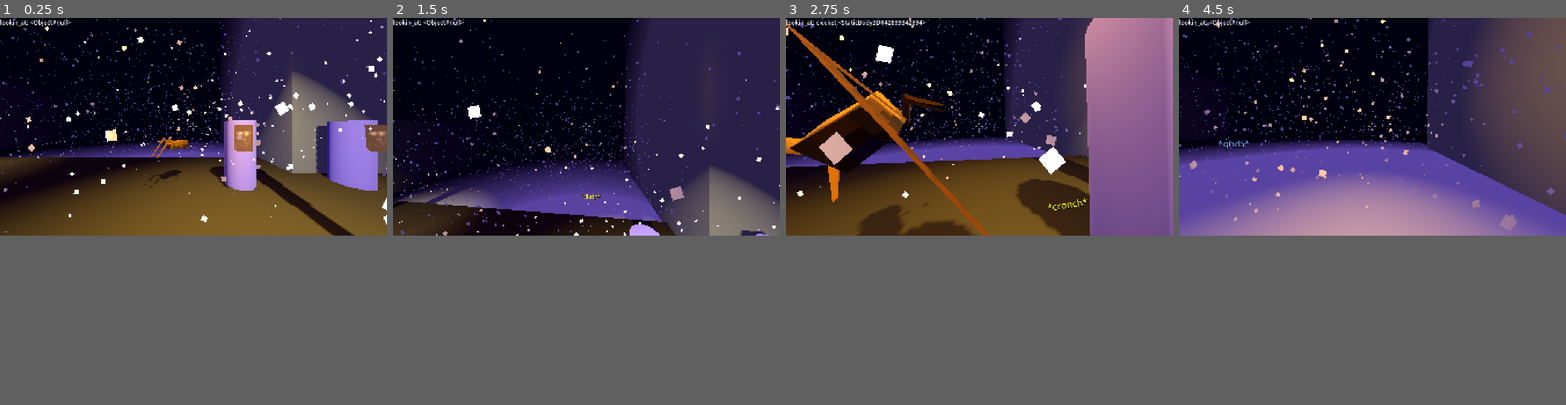
Above: before the commit, frames 1-4 (left to right).
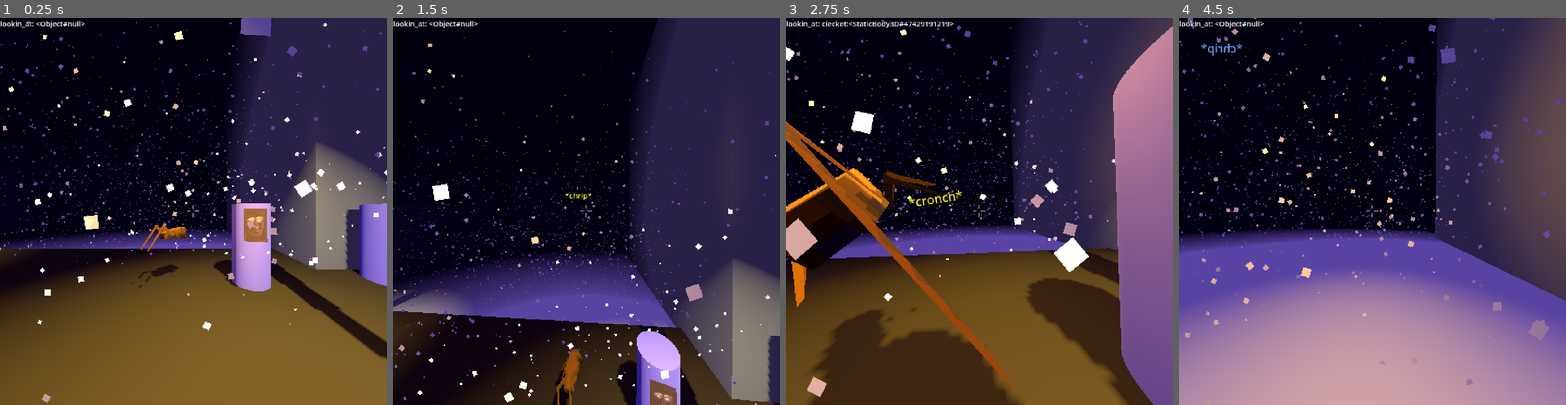
Above: after the commit, the same moments.

Repository: ToneyAlexander/snow
Game: Godot game, scene res://root.tscn
The game is run twice, just before and just after one commit, with the same random seed, the same clock (stepped at 60 frames per second) and the same inputs.
Inputs (mouse positions are in pixels of both pictures, inside the frame that each line leads up to):
- Up to frame 1 (0.25 s): no input
- Up to frame 2 (1.5 s): tap Enter (ui_accept) at 0.5, 0.77 s; move the mouse to (605, 126) at 0.52 s; hold Up (ui_up) from 0.53 s (still down); click (605, 126) at 0.6 s; move the mouse to (567, 126) at 1.27 s; click (567, 126) at 1.35 s
- Up to frame 3 (2.75 s): keep holding Up (ui_up); tap Enter (ui_accept) at 1.52 s; move the mouse to (987, 122) at 2.02 s; click (987, 122) at 2.1 s
- Up to frame 4 (4.5 s): keep holding Up (ui_up); move the mouse to (1368, 130) at 2.77 s; click (1368, 130) at 2.85 s; tap Enter (ui_accept) at 3.02, 3.77 s; move the mouse to (1399, 130) at 3.52 s; click (1399, 130) at 3.6 s; move the mouse to (1341, 122) at 4.27 s; click (1341, 122) at 4.35 s
In our replay, the window is 800x450 before the commit and 800x800 after it. These sizes can differ from the game's own. Grey fills any space a smaller window leaves; there, only what the larger window draws over its background counts as a difference.

The runs differ from the first frame. In frame 1, 68% of the frame differs, in the area x 0-100%, y 0-100%; in frame 2, 46%; in frame 3, 62%; in frame 4, 59%.

Commit message:
feat(029): dialog UI scaling, and minor tweaks

Diff:
--- a/globals/util.gd
+++ b/globals/util.gd
@@ -31,3 +31,13 @@
 	SignalBus._debug_display.emit(tag, value)
 
 #Util.dg("g_pos", self.position.round())
+
+func get_composite_text_scale() -> float:
+	var screen_scale = DisplayServer.screen_get_scale()
+	var viewport_size = get_viewport().size
+
+	var reference_size = Vector2(1440, 1440)
+	var viewport_scale = max(reference_size.x / viewport_size.x, reference_size.y / viewport_size.y)
+
+	var composite_scale = screen_scale * viewport_scale
+	return clamp(composite_scale, 0.75, 3.0)
--- a/globals/world_environment.gd
+++ b/globals/world_environment.gd
@@ -10,5 +10,13 @@
 # pick important components to adjust and test
 # Change source to background... kind of interesting
 
+@export var enabled := true
+
+var environment_scene = preload("res://worldenv.tres")
+
 func _ready() -> void:
-	self.environment.fog_enabled = true
+	if enabled:
+		self.environment = environment_scene
+		self.environment.fog_enabled = true
+	else:
+		self.environment = null
--- a/project.godot
+++ b/project.godot
@@ -23,8 +23,8 @@
 
 [display]
 
-window/size/viewport_width=1920
-window/size/viewport_height=1080
+window/size/viewport_width=1440
+window/size/viewport_height=1440
 window/stretch/mode="canvas_items"
 window/stretch/aspect="expand"
 
--- a/root.tscn
+++ b/root.tscn
@@ -14,6 +14,7 @@
 [ext_resource type="Script" uid="uid://dhpndeltfslju" path="res://ui/Info.gd" id="6_l8v81"]
 [ext_resource type="PackedScene" uid="uid://cikefkbbdri4e" path="res://models/cricket.gltf" id="6_qwhpj"]
 [ext_resource type="Script" uid="uid://cw0sb2pmx5o68" path="res://globals/world_environment.gd" id="10_gd4vy"]
+[ext_resource type="Environment" uid="uid://54kuao6y7vvq" path="res://worldenv.tres" id="11_blcw0"]
 [ext_resource type="Script" uid="uid://3oj03x4msbni" path="res://ui/crosshair.gd" id="12_qw60f"]
 [ext_resource type="Script" uid="uid://om4w0r3iblva" path="res://cricket.gd" id="15_qt76e"]
 [ext_resource type="Script" uid="uid://cidetwf8fjxhh" path="res://ui/sound_ui.gd" id="15_sq7yr"]
@@ -108,19 +109,6 @@
 scale_min = 0.2
 scale_curve = SubResource("CurveTexture_urp22")
 
-[sub_resource type="Environment" id="Environment_4dy88"]
-background_mode = 1
-background_color = Color(0.180392, 0.180392, 0.180392, 1)
-ambient_light_source = 3
-ambient_light_color = Color(0.612862, 0.510485, 0.999995, 1)
-ambient_light_energy = 0.25
-fog_mode = 1
-fog_light_color = Color(0.121569, 0, 0.34902, 1)
-fog_light_energy = 0.05
-fog_density = 1.0
-fog_depth_curve = 0.25
-fog_depth_end = 20.0
-
 [sub_resource type="LabelSettings" id="LabelSettings_l8v81"]
 font_size = 30
 
@@ -255,7 +243,7 @@
 
 [node name="Camera" type="Camera3D" parent="you"]
 transform = Transform3D(1, 0, 0, 0, 1, 0, 0, 0, 1, 0, 0.441, 0)
-fov = 90.0
+fov = 110.0
 
 [node name="OmniLight3D" type="OmniLight3D" parent="you/Camera"]
 transform = Transform3D(1, 0, 0, 0, 1, 0, 0, 0, 1, -0.119328, 1.09212, -0.743396)
@@ -293,7 +281,7 @@
 script = ExtResource("4_3jtbb")
 
 [node name="WorldEnvironment" type="WorldEnvironment" parent="."]
-environment = SubResource("Environment_4dy88")
+environment = ExtResource("11_blcw0")
 script = ExtResource("10_gd4vy")
 
 [node name="lamp" parent="." node_paths=PackedStringArray("velocity_source") instance=ExtResource("2_gd4vy")]
@@ -380,14 +368,15 @@
 
 [node name="Debug" type="Control" parent="."]
 layout_mode = 3
-anchors_preset = 0
-offset_right = 40.0
-offset_bottom = 40.0
+anchors_preset = 10
+anchor_right = 1.0
+grow_horizontal = 2
 
 [node name="Info" type="Label" parent="Debug"]
-layout_mode = 0
-offset_right = 183.0
-offset_bottom = 42.0
+layout_mode = 1
+anchors_preset = -1
+anchor_right = 1.0
+grow_horizontal = 2
 label_settings = SubResource("LabelSettings_l8v81")
 script = ExtResource("6_l8v81")
 
--- a/ui/Info.gd
+++ b/ui/Info.gd
@@ -7,11 +7,19 @@
 var unregistered_order = []
 var unregistered_data = {}
 
+var base_size = 15
 
 func _ready() -> void:
 	for item in registered_order:
 		registered_set[item] = null
 	SignalBus.connect("_debug_display", recieve_event)
+	get_viewport().size_changed.connect(screen_size_changed)
+	screen_size_changed()
+
+
+func screen_size_changed():
+	self.label_settings.font_size = int(base_size * Util.get_composite_text_scale())
+	refresh()
 
 
 func recieve_event(tag: String, input_value):
--- a/ui/dialog.gd
+++ b/ui/dialog.gd
@@ -4,7 +4,7 @@
 @onready var logContainer: VBoxContainer = $logScroll/logContainer
 @onready var scrollContainer: ScrollContainer = $logScroll
 
-@onready var buttonBox: HFlowContainer = $options
+@onready var buttonBox: Container = $options
 
 var conversation = []
 
@@ -14,6 +14,8 @@
 var thoughts_control = preload("res://ui/thoughts_control.tscn")
 var thoughts_scene
 
+var single_speech_box = preload("res://ui/dialog_box.tscn")
+var dialog_option_button = preload("res://ui/dialog_option.tscn")
 
 func clear_children(node):
 	for n in node.get_children():
@@ -26,6 +28,11 @@
 
 	SignalBus.connect("_conversation", recieve_conversing_event)
 	exit.pressed.connect(_exit_pressed)
+	get_viewport().size_changed.connect(screen_size_changed)
+	screen_size_changed()
+
+func screen_size_changed():
+	self.exit.add_theme_font_size_override("normal_font_size", int(18 * Util.get_composite_text_scale()))
 
 func execute_tree():
 	if dialog_tree == null || dialog_tree.choices.size() == 0 || dialog_tree.speaker == "TERMINUS":
@@ -33,10 +40,16 @@
 
 	if dialog_tree.speaker == current_partner:
 		for i in range(dialog_tree.short_choices.size()):
-			var btn = Button.new()
+			var btn = dialog_option_button.instantiate()
+			btn.add_theme_font_size_override("font_size", int(14 * Util.get_composite_text_scale()))
 			btn.pressed.connect(func(): _dialog_selected(i))
 			btn.text = dialog_tree.short_choices[i]
 			buttonBox.add_child(btn)
+
+		var filler = Control.new()
+		filler.size_flags_vertical = Control.SIZE_EXPAND_FILL
+		filler.size_flags_stretch_ratio = max(0, 4-dialog_tree.short_choices.size())
+		buttonBox.add_child(filler)
 
 		for d in dialog_tree.directions:
 			SignalBus._think.emit(d)
@@ -101,7 +114,7 @@
 func bottom_scroll_def():
 	# double defferral
 	# https://forum.godotengine.org/t/how-to-get-scrollbar-to-automatically-scroll-to-bottom/74013/7
-	scrollContainer.scroll_vertical = scrollContainer.get_v_scroll_bar().max_value
+	scrollContainer.scroll_vertical = int(scrollContainer.get_v_scroll_bar().max_value)
 
 
 func add_speech(speaker: String, text: String):
@@ -112,33 +125,8 @@
 		add_line(text, BoxContainer.ALIGNMENT_BEGIN)
 
 func add_line(text: String, alignment: HBoxContainer.AlignmentMode):
-	var ta = "left" if alignment == 0 else "right"
-	var l = 0
-	var r = 0
-	if alignment == 0:
-		r = 200
-	else:
-		l = 200
-
-	var element = RichTextLabel.new()
-	element.bbcode_enabled = true
-	var box = HBoxContainer.new()
-	var margin = MarginContainer.new()
-	var margin_value = 20
-
-	margin.add_theme_constant_override("margin_left", margin_value + l)
-	margin.add_theme_constant_override("margin_bottom", margin_value)
-	margin.add_theme_constant_override("margin_right", margin_value + r)
-
-	box.alignment = alignment
-	element.add_theme_constant_override("outline_size", 18)
-	element.autowrap_mode = TextServer.AUTOWRAP_WORD_SMART
-	element.fit_content = true
-	margin.custom_minimum_size = Vector2(scrollContainer.size.x - 10, 0)
-	box.custom_minimum_size = Vector2(scrollContainer.size.x - 10, 0)
-
-	element.append_text("[" + ta + "]" + text + "[/" + ta + "]")
-	margin.add_child(element)
-	box.add_child(margin)
-	logContainer.add_child(box)
+	var item: DialogBox = single_speech_box.instantiate()
+	item.alignment = alignment
+	item.text = text
+	logContainer.add_child(item)
 	call_deferred("bottom_scroll")
--- /dev/null
+++ b/ui/dialog_box.gd
@@ -0,0 +1,62 @@
+@tool
+class_name DialogBox extends Control
+
+const dialog_box: PackedScene = preload("res://ui/dialog_box.tscn")
+
+var margin: MarginContainer
+var speech: RichTextLabel
+
+var base_size = 15
+
+@export var alignment: HBoxContainer.AlignmentMode :
+	set(value):
+		alignment = value
+		_update_fields()
+
+var align_bbcode = {
+	0: "left",
+	1: "center",
+	2: "right",
+}
+
+@export var text: String = "Default Text" :
+	set(value):
+		text = value
+		_update_fields()
+
+func _ready():
+	_update_fields()
+	get_viewport().size_changed.connect(screen_size_changed)
+	screen_size_changed()
+
+
+func screen_size_changed():
+	if speech and not Engine.is_editor_hint():
+		self.speech.add_theme_font_size_override("normal_font_size", int(15 * Util.get_composite_text_scale()))
+
+
+func _update_fields():
+	if not is_inside_tree():
+		return
+
+	margin = get_node_or_null("margin")
+	speech = get_node_or_null("margin/speech")
+	if speech:
+		var ta = align_bbcode.get(alignment)
+		speech.clear()
+		speech.append_text("[" + ta + "]" + text + "[/" + ta + "]")
+
+		var l = 200
+		var r = 200
+		if alignment == 0:
+			l = 0
+		elif alignment == 2:
+			r = 0
+
+		margin.add_theme_constant_override("margin_left", l + 20)
+		margin.add_theme_constant_override("margin_right", r + 20)
+
+		var sx = get_parent().size.x
+
+		self.custom_minimum_size = Vector2(sx - 10, 0)
+		margin.custom_minimum_size = Vector2(sx - 10, 0)
--- /dev/null
+++ b/ui/dialog_box.tscn
@@ -0,0 +1,25 @@
+[gd_scene load_steps=2 format=3 uid="uid://dh4xld0x8ansm"]
+
+[ext_resource type="Script" uid="uid://da3316mg4mji5" path="res://ui/dialog_box.gd" id="1_m0eb4"]
+
+[node name="DialogBox" type="HBoxContainer"]
+anchors_preset = -1
+anchor_right = 1.0
+grow_horizontal = 2
+script = ExtResource("1_m0eb4")
+
+[node name="margin" type="MarginContainer" parent="."]
+custom_minimum_size = Vector2(1481, 0)
+layout_mode = 2
+size_flags_horizontal = 3
+theme_override_constants/margin_left = 20
+theme_override_constants/margin_top = 20
+theme_override_constants/margin_right = 220
+theme_override_constants/margin_bottom = 20
+
+[node name="speech" type="RichTextLabel" parent="margin"]
+clip_contents = false
+layout_mode = 2
+theme_override_constants/outline_size = 18
+bbcode_enabled = true
+fit_content = true
--- a/ui/dialog_control.tscn
+++ b/ui/dialog_control.tscn
@@ -9,28 +9,21 @@
 [node name="dialog" type="Control"]
 custom_minimum_size = Vector2(800, 400)
 layout_mode = 3
-anchors_preset = 7
-anchor_left = 0.5
-anchor_top = 1.0
-anchor_right = 0.5
+anchor_top = 0.5
+anchor_right = 1.0
 anchor_bottom = 1.0
-offset_left = -600.0
-offset_top = -500.0
-offset_right = 600.0
 grow_horizontal = 2
-grow_vertical = 0
+grow_vertical = 2
 theme = ExtResource("1_xvgi0")
 script = ExtResource("2_xsbcq")
 
 [node name="exit" type="Button" parent="."]
 layout_mode = 1
-anchors_preset = 3
-anchor_left = 1.0
-anchor_top = 1.0
+anchors_preset = -1
+anchor_left = 0.91
+anchor_top = 0.85
 anchor_right = 1.0
 anchor_bottom = 1.0
-offset_left = -100.0
-offset_top = -58.0
 grow_horizontal = 0
 grow_vertical = 0
 theme_override_font_sizes/font_size = 36
@@ -39,8 +32,9 @@
 [node name="logScroll" type="ScrollContainer" parent="."]
 custom_minimum_size = Vector2(0, 350)
 layout_mode = 1
-anchors_preset = 10
+anchors_preset = -1
 anchor_right = 1.0
+anchor_bottom = 0.7
 grow_horizontal = 2
 theme_override_styles/panel = SubResource("StyleBoxFlat_qt76e")
 follow_focus = true
@@ -49,17 +43,15 @@
 
 [node name="logContainer" type="VBoxContainer" parent="logScroll"]
 layout_mode = 2
+size_flags_horizontal = 3
 
-[node name="options" type="HFlowContainer" parent="."]
+[node name="options" type="VBoxContainer" parent="."]
 custom_minimum_size = Vector2(1000, 0)
 layout_mode = 1
-anchors_preset = 7
-anchor_left = 0.5
-anchor_top = 1.0
-anchor_right = 0.5
+anchors_preset = -1
+anchor_left = 0.1
+anchor_top = 0.7
+anchor_right = 0.9
 anchor_bottom = 1.0
-offset_left = -20.0
-offset_top = -40.0
-offset_right = 20.0
 grow_horizontal = 2
 grow_vertical = 0
--- /dev/null
+++ b/ui/dialog_option.tscn
@@ -0,0 +1,12 @@
+[gd_scene format=3 uid="uid://bev4vvr38h868"]
+
+[node name="DialogOption" type="Button"]
+anchors_preset = 15
+anchor_right = 1.0
+anchor_bottom = 1.0
+grow_horizontal = 2
+grow_vertical = 2
+size_flags_vertical = 3
+text = "Unset dialog option"
+alignment = 0
+text_overrun_behavior = 3
--- a/ui/sound_label.gd
+++ b/ui/sound_label.gd
@@ -6,9 +6,6 @@
 # FEAT 013: Scrrensize again - scale properly, do it dynamically
 
 const sound_label: PackedScene = preload("res://ui/sound_label.tscn")
-
-var SCREEN_X = 1920.0
-var SCREEN_Y = 1080.0
 
 var active = false
 var track: Vector3
@@ -47,6 +44,8 @@
 	# Scale factor = intensity/(distance_constant + distance_squared)
 	var sf = I / (n + d_square)
 
+	var SCREEN_X = get_viewport().size.x
+	var SCREEN_Y = get_viewport().size.y
 	# BUG 009: bug where walking such that something moves from front to back makes it pop into bottom right corner?
 	if behind:
 		# flip it around
--- a/ui/sound_ui.gd
+++ b/ui/sound_ui.gd
@@ -3,11 +3,10 @@
 @onready var l_sound := $left
 @onready var r_sound := $right
 
-# FEAT 013: unhardcode positions/screenszie
 # FEAT 017: discrete vs continuous sounds
 
-var SCREEN_X = 1920.0
-var SCREEN_Y = 1080.0
+var SCREEN_X
+var SCREEN_Y
 
 var Y_OFFSET_L
 var Y_OFFSET_R
@@ -18,11 +17,17 @@
 var L_ONOMATOPOEIA := ["*cronch*", "*crunch*", "*scrunch*", "*crinch*"] # ["*crinch*", "*crunch*", "*scrinch*"]
 var R_ONOMATOPOEIA := ["*cronch*", "*crunch*", "*scrunch*", "*crinch*"]
 
-func _ready() -> void:
+func screen_size_changed():
+	SCREEN_X = get_viewport().size.x
+	SCREEN_Y = get_viewport().size.y
 	Y_OFFSET_L = SCREEN_Y * .9 - l_sound.size.y / 2
 	Y_OFFSET_R = SCREEN_Y * .9 - r_sound.size.y / 2
 	X_OFFSET_L = SCREEN_X * .25 - l_sound.size.x / 2 # center label on point
 	X_OFFSET_R = SCREEN_X * .75 - r_sound.size.x / 1.2 # center label on point
+
+func _ready() -> void:
+	get_viewport().size_changed.connect(screen_size_changed)
+	screen_size_changed()
 
 var t = 0
 var c = 0
--- /dev/null
+++ b/worldenv.tres
@@ -0,0 +1,14 @@
+[gd_resource type="Environment" format=3 uid="uid://54kuao6y7vvq"]
+
+[resource]
+background_mode = 1
+background_color = Color(0.180392, 0.180392, 0.180392, 1)
+ambient_light_source = 3
+ambient_light_color = Color(0.612862, 0.510485, 0.999995, 1)
+ambient_light_energy = 0.25
+fog_mode = 1
+fog_light_color = Color(0.121569, 0, 0.34902, 1)
+fog_light_energy = 0.05
+fog_density = 1.0
+fog_depth_curve = 0.25
+fog_depth_end = 20.0
--- a/you.gd
+++ b/you.gd
@@ -63,11 +63,13 @@
 var touch_accumulator: float = 0
 
 
-var eyepos: Vector3 = Vector3(0, 0.441, 0)
-
+var eyepos: Vector3 = Vector3(0, 0.441, 0) - Vector3(0, .5, 0)
+
+var block_conversation := false
 var conversing: bool = false
 var conversing_camera_transform
 
+var stored_fov = null
 var looking_at = null
 
 
@@ -76,6 +78,7 @@
 
 func _ready() -> void:
 	capture_mouse()
+	stored_fov = camera.fov
 	SignalBus.connect("_conversation", _conversation)
 
 
@@ -86,6 +89,8 @@
 func _conversation(is_conversing: bool, partner: String):
 	self.conversing = is_conversing
 	if !self.conversing:
+		camera.fov = stored_fov
+		self.block_conversation = true
 		capture_mouse()
 		# POLISH 020: lerpy
 		camera.transform = camera_placeholder.transform
@@ -105,21 +110,29 @@
 func _process(_delta: float) -> void:
 	pass
 
-func _physics_process(delta: float) -> void:
-	if conversing:
-		return
-
+func handle_eye_contact(delta: float):
 	var collider = eye_ray.get_collider()
 	Util.dg("lookin_at", collider)
+	# POLISH 037: Remove the collider != self check? briefly after conversation, collider is hitting you
+	if block_conversation and collider != self and (
+		collider == null or
+		(not is_instance_of(collider, Conversable)) or
+		(collider.get_person_name() != looking_at)
+	):
+		block_conversation = false
+
+	if block_conversation:
+		return
+
 	if eye_ray.is_colliding() and is_instance_of(collider, Conversable):
 		if collider.get_person_name() != looking_at:
 			look_accumulator = 0
 			looking_at = collider.get_person_name()
 		look_accumulator += delta
-		Util.dg("lk_accum", look_accumulator)
-		if look_accumulator > .5:
+		camera.fov = lerp(camera.fov, stored_fov - look_accumulator / 2 * 40, .1)
+		if look_accumulator > 1:
 			collider.lerp_look(self.global_position)
-		if look_accumulator > 1 and not conversing:
+		if look_accumulator > 2 and not conversing:
 			release_mouse()
 			#conversing_camera_transform = collider.get_transform()
 			#	bool has_method( String arg0 ) const
@@ -138,8 +151,14 @@
 			# call trigger on the one I'm looking at
 			collider.trigger()
 	else:
+		camera.fov = lerpf(camera.fov, stored_fov, .1)
 		look_accumulator = 0
 
+func _physics_process(delta: float) -> void:
+	if conversing:
+		return
+
+	handle_eye_contact(delta)
 
 	if conversing:
 		return
Not shown, added: ui/dialog_box.gd.uid
